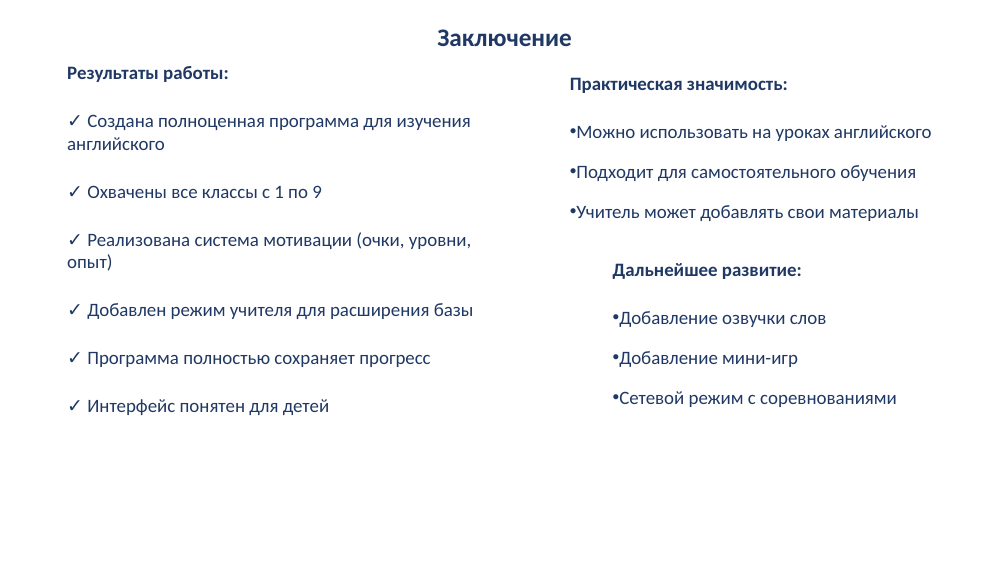
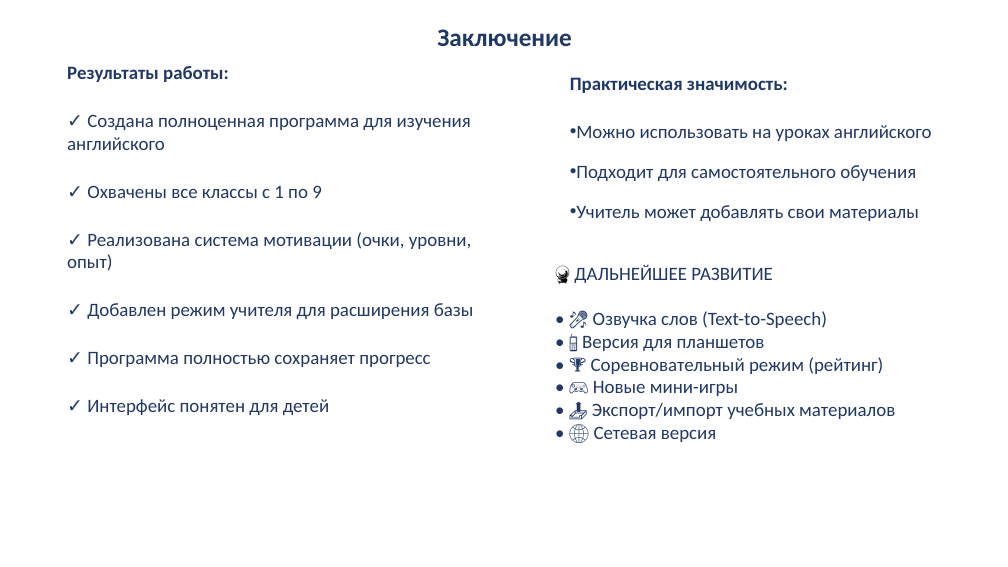
Before and after one commit to Luna66648/English-Adventure, a slide deck: slide 17 of 🎓 ENGLISH ADVENTURE.pptx (slide 12 before the commit). Drawn at 1008x567 pixels with LibreOffice and Linux fonts; fonts in the diff are those of the drawing; background and template pictures are left out. Boxes give left, top, right and bottom in pixels: in the first picture for what was removed or moved away, otherwise in the second. Text is boxed around its words. In the diff, an @@ line names an element or a change of style, - is before the commit and + after.

```diff
--- a/🎓 ENGLISH ADVENTURE.pptx
+++ b/🎓 ENGLISH ADVENTURE.pptx
@@ text added at <box>574,265,895,442</box>, 18 pt, text #203864 @@
+🔮 ДАЛЬНЕЙШЕЕ РАЗВИТИЕ
+• 🎤 Озвучка слов (Text-to-Speech)
+• 📱 Версия для планшетов
+• 🏆 Соревновательный режим (рейтинг)
+• 🎮 Новые мини-игры
+• 📤 Экспорт/импорт учебных материалов
+• 🌐 Сетевая версия
@@ text removed at <box>613,263,897,407</box> @@
-Дальнейшее развитие:
-• Добавление озвучки слов
-• Добавление мини-игр
-• Сетевой режим с соревнованиями
```
Also in this commit, not shown: 3 other slides changed, 5 slides added, 2 other files.
